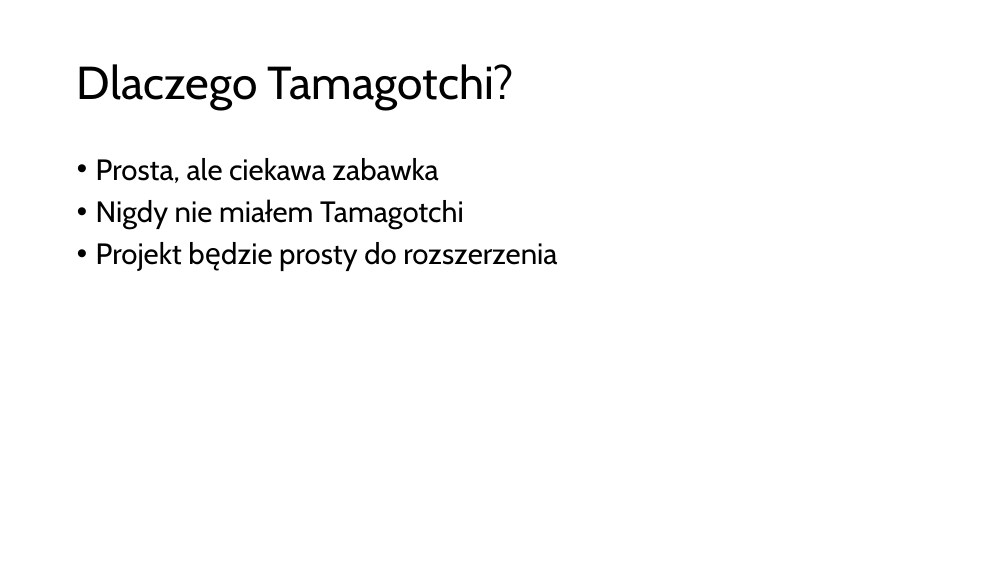
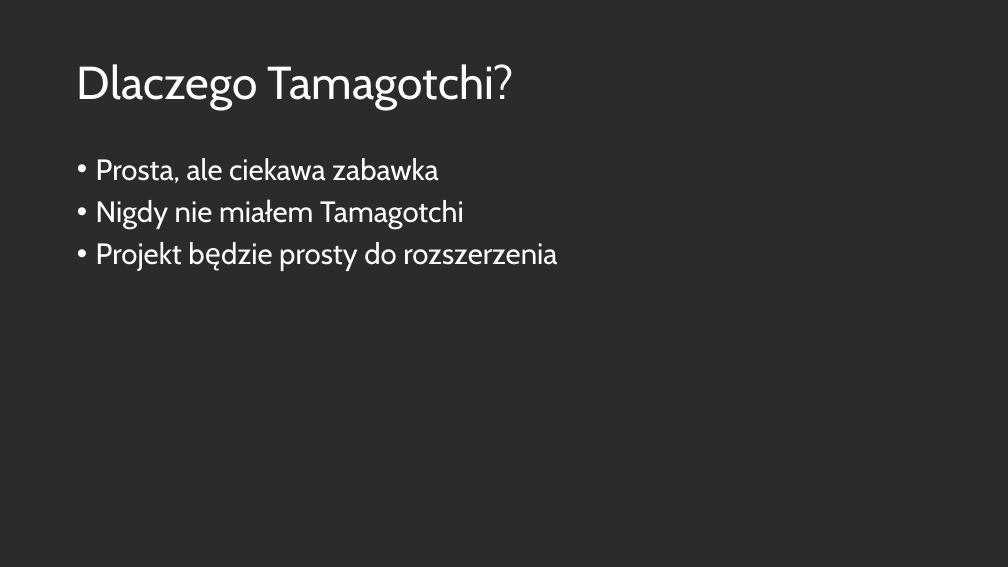
Before and after one commit to CodyDismal/telebot, a slide deck: slide 5 of TamaBot.pptx. Drawn at 1008x567 pixels with LibreOffice and Linux fonts; fonts in the diff are those of the drawing; background and template pictures are left out; a plain dark background stands for a picture behind light text. Boxes give left, top, right and bottom in pixels: in the first picture for what was removed or moved away, otherwise in the second. Text is boxed around its words. In the diff, an @@ line names an element or a change of style, - is before the commit and + after.

```diff
--- a/TamaBot.pptx
+++ b/TamaBot.pptx
@@ background #FFFFFF to picture (left out) @@
@@ title "Dlaczego Tamagotchi?" at box(77, 64, 514, 110): text colour #000000 to #FFFFFF @@
@@ text "Prosta, ale ciekawa zabawka" at box(96, 158, 557, 271): text colour #000000 to #FFFFFF @@
```
Also in this commit, not shown: 7 other slides changed, 1 slide added, 12 other files.
